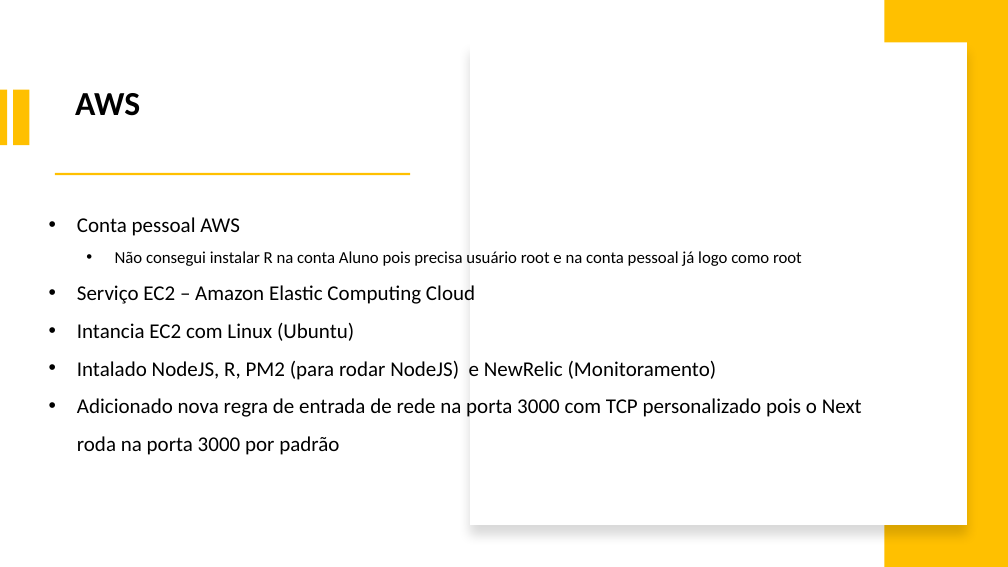
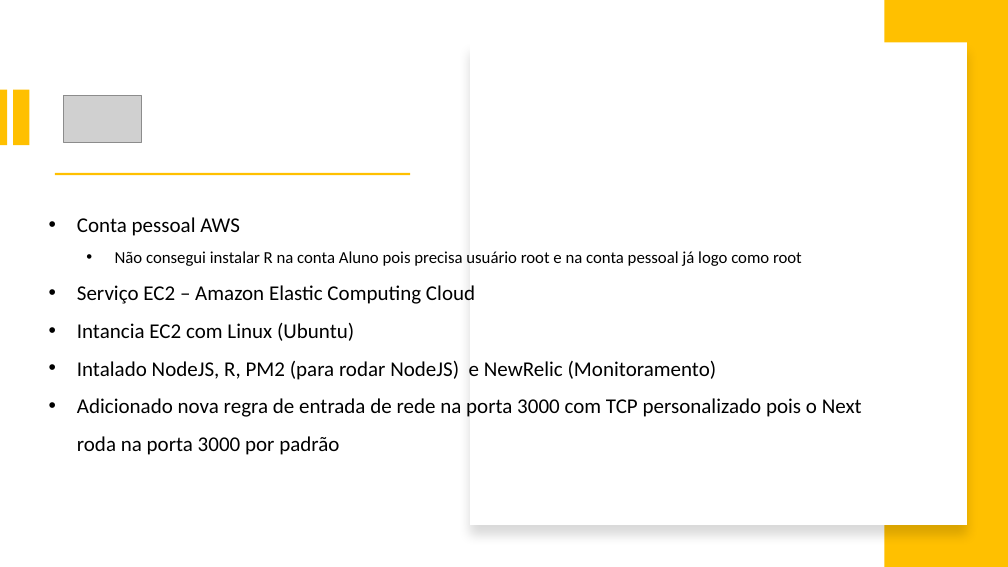
Before and after one commit to israeljmcarvalho/portfolioicarvalho, a slide deck: slide 9 of slides/Slides Portfólio Israel J. M. Carvalho.pptx. Drawn at 1008x567 pixels with LibreOffice and Linux fonts; fonts in the diff are those of the drawing; grey boxes stand for pictures. Boxes give left, top, right and bottom in pixels: in the first picture for what was removed or moved away, otherwise in the second. Text is boxed around its words. In the diff, an @@ line names an element or a change of style, - is before the commit and + after.

```diff
--- a/slides/Slides Portfólio Israel J. M. Carvalho.pptx
+++ b/slides/Slides Portfólio Israel J. M. Carvalho.pptx
@@ picture added at (64,96,141,142) @@
@@ text removed at (75,93,140,116) @@
-AWS
```
Also in this commit, not shown: 3 other slides changed, 11 other files.
